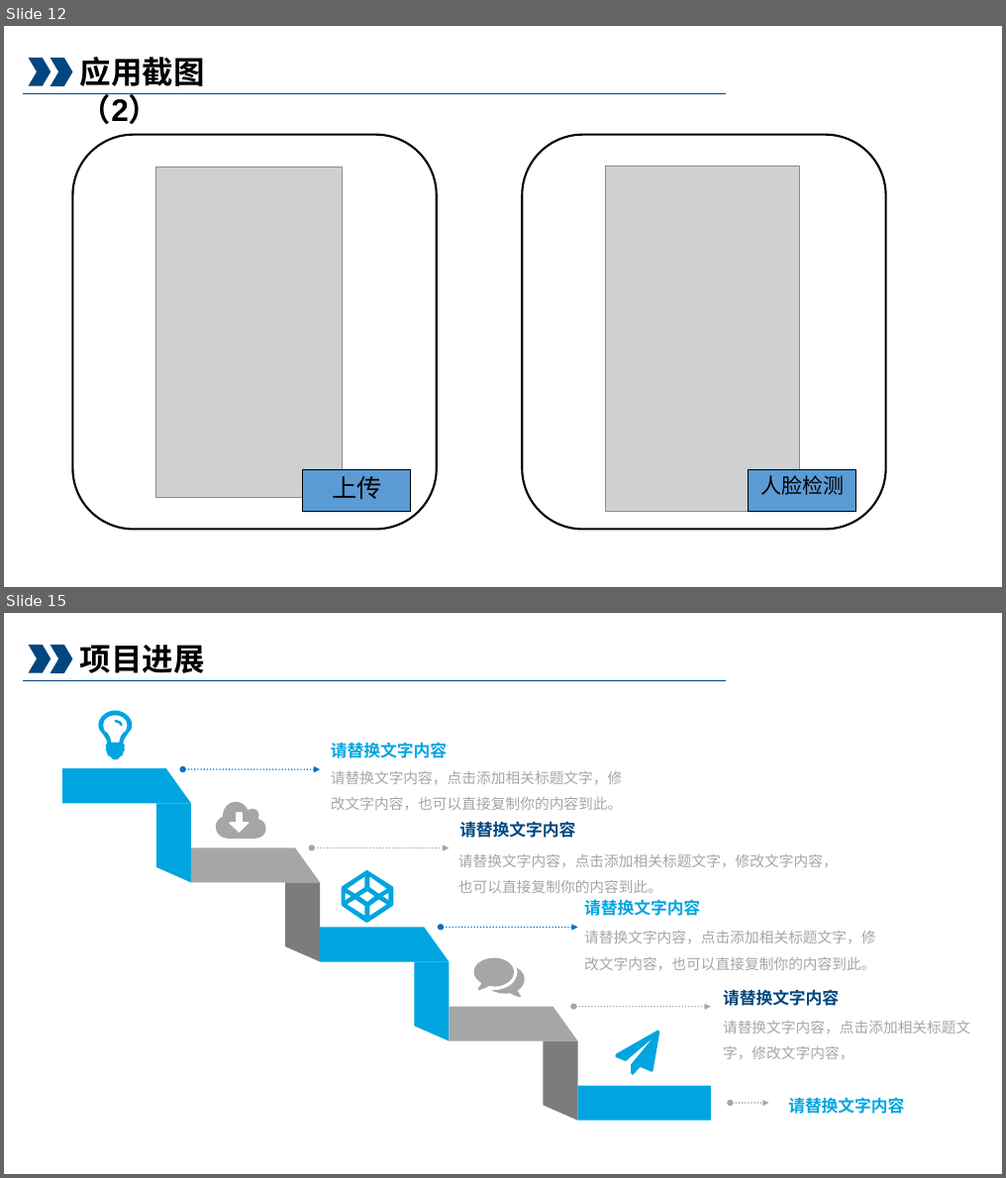
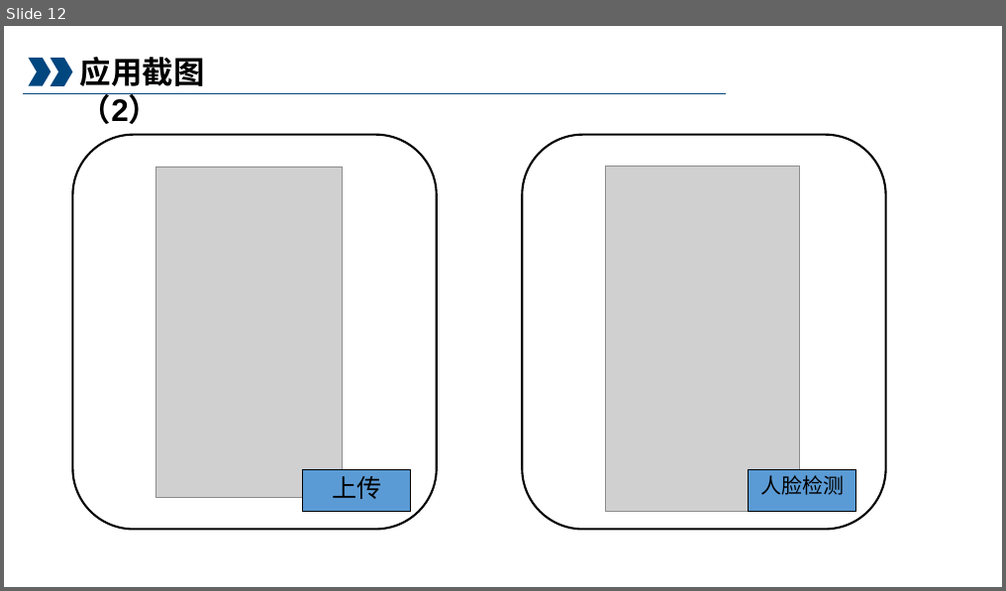
Before and after one commit to zhoujieqaq/android, a slide deck: 项目ppt.pptx. Shown one above the other, each under a label of ours: slides 12 and 15 before the commit, slide 12 after it; the slides between them are not shown. The pictures are 1006x1178 and 1006x591 pixels, drawn with LibreOffice and Linux fonts; fonts in the diff are those of the drawing; grey boxes stand for pictures; background and template pictures are left out. Boxes give left, top, right and bottom in pixels: in the first picture for what was removed or moved away, otherwise in the second. Text is boxed around its words. In the diff, an @@ line names an element or a change of style, - is before the commit and + after.

```diff
--- a/项目ppt.pptx
+++ b/项目ppt.pptx
@@ slide 15 removed at [4,613,1002,1174], background #FFFFFF; not listed: 1 template element that a slide beside it also shows @@
@@ chevron removed at [28,645,51,672] @@
@@ chevron removed at [51,645,73,672] @@
@@ text removed at [80,645,205,673] @@
-项目进展
@@ freeform shape removed at [98,710,132,760] @@
@@ text removed at [331,742,447,759] @@
-请替换文字内容
@@ freeform shape removed at [62,768,191,803] @@
@@ double arrow removed from (183, 769) to (320, 769) @@
@@ text removed at [331,771,622,810] @@
-请替换文字内容，点击添加相关标题文字，修改文字内容，也可以直接复制你的内容到此。
@@ freeform shape removed at [156,803,191,882] @@
@@ freeform shape removed at [216,802,266,839] @@
@@ freeform shape removed at [191,848,320,882] @@
@@ double arrow removed from (312, 848) to (449, 848) @@
@@ text removed at [459,821,575,838] @@
-请替换文字内容
@@ freeform shape removed at [342,870,394,923] @@
@@ text removed at [458,855,838,893] @@
-请替换文字内容，点击添加相关标题文字，修改文字内容，也可以直接复制你的内容到此。
@@ freeform shape removed at [285,882,320,961] @@
@@ text removed at [584,899,700,916] @@
-请替换文字内容
@@ freeform shape removed at [320,928,449,961] @@
@@ double arrow removed from (441, 928) to (578, 928) @@
@@ text removed at [584,931,875,970] @@
-请替换文字内容，点击添加相关标题文字，修改文字内容，也可以直接复制你的内容到此。
@@ freeform shape removed at [414,961,449,1042] @@
@@ freeform shape removed at [474,959,525,997] @@
@@ text removed at [723,989,839,1006] @@
-请替换文字内容
@@ freeform shape removed at [449,1007,577,1042] @@
@@ double arrow removed from (573, 1007) to (711, 1007) @@
@@ text removed at [723,1021,970,1059] @@
-请替换文字内容，点击添加相关标题文字，修改文字内容，
@@ freeform shape removed at [543,1042,577,1121] @@
@@ freeform shape removed at [616,1031,659,1075] @@
@@ rectangle removed at [578,1086,712,1121] @@
@@ double arrow removed from (731, 1103) to (769, 1103) @@
@@ text removed at [788,1097,904,1114] @@
-请替换文字内容
```
Also in this commit, not shown: 4 slides changed, 4 other slides removed.
